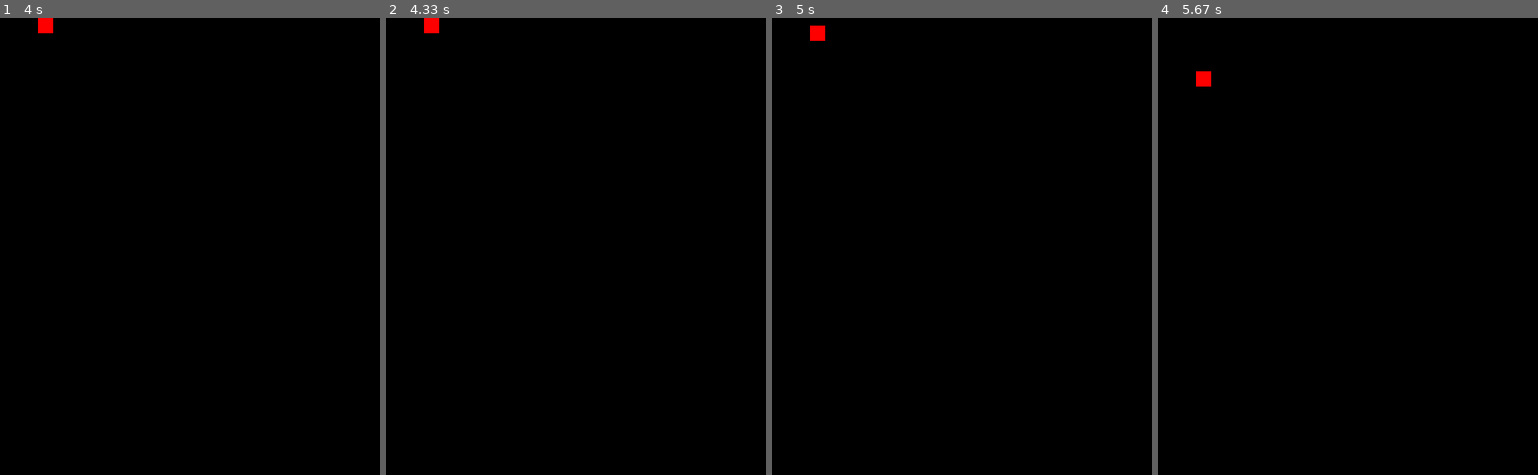
Above: before the commit, frames 1-4 (left to right).
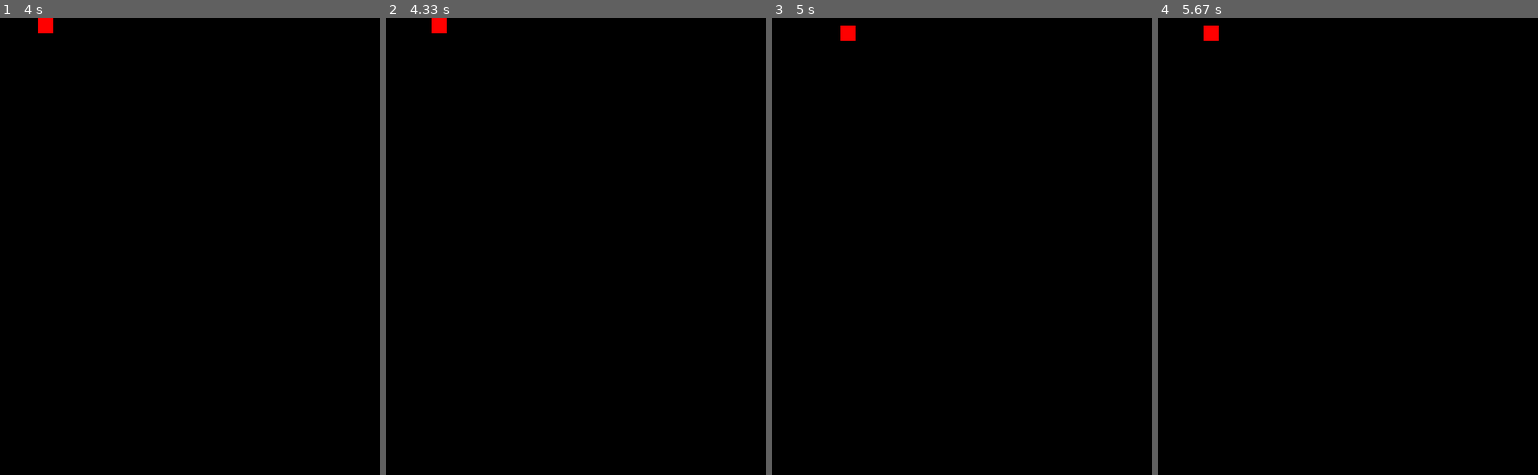
Above: after the commit, the same moments.

Repository: beatrix1325/KSU-Pygame-Project
Game: pygame game, started from settings.py
Two runs of this game, one before a commit and one after it. Both use one fixed random seed, a clock stepped at 60 frames per second and the inputs below.
Inputs (mouse positions are in pixels of both pictures, inside the frame that each line leads up to):
- Up to frame 1 (4 s): click (190, 246) at 0.38 s; click (190, 273) at 1.27 s; hold Right 1.55-2.02 s; hold Left 2.05-2.58 s; hold Down 2.62-2.92 s; click (190, 205) at 3 s; hold Up from 3.72 s (still down); click (235, 287) at 3.8 s
- Up to frame 2 (4.33 s): release Up at 4.08 s; hold Right from 4.12 s (still down); click (583, 91) at 4.2 s
- Up to frame 3 (5 s): release Right at 4.75 s
- Up to frame 4 (5.67 s): hold Left 5.18-5.65 s

Frame 1 is identical in both runs. In frame 2, 0.1% of the frame differs, in the area x 10-16%, y 0-4%; in frame 3, 0.3%, in the area x 10-22%, y 1-5%; in frame 4, 0.3%.

Commit message:
Add in base code for handling input events

Diff:
--- a/GameState.py
+++ b/GameState.py
@@ -7,6 +7,7 @@
 STAGE_BLOCK_WIDTH = 10
 
 PHYSICS_STEP_EVENT = pygame.USEREVENT + 1
+INPUT_STEP_EVENT = pygame.USEREVENT + 2
 
 # Represents the various tetris blocks that may occur
 class Tetromino:
--- a/title_screen.py
+++ b/title_screen.py
@@ -92,6 +92,7 @@
     pygame.mixer.music.set_volume(old_vol)
     title_screen = False
     pygame.time.set_timer(GameState.PHYSICS_STEP_EVENT, 1000)
+    pygame.time.set_timer(GameState.INPUT_STEP_EVENT, 200)
 
 def openSettings():
     old_vol = pygame.mixer.music.get_volume()
@@ -115,13 +116,17 @@
     pygame.quit()
     sys.exit()
 
-startButton = Button(100, 195, 300, 100, 'START', startGame)
-exitButton = Button(100, 415, 300, 100, 'EXIT', quitGame)
-settingsButton = Button(100, 305, 300, 100, 'SETTINGS', openSettings)
+Button(100, 195, 300, 100, 'START', startGame)
+Button(100, 415, 300, 100, 'EXIT', quitGame)
+Button(100, 305, 300, 100, 'SETTINGS', openSettings)
 # Stores whether we are rendering the title screen
 title_screen = True
 
 game_state = GameState.GameState((width, height), 10)
+# idx 0: Movement key
+# idx 1: Rotation key
+# idx 2: Drop key
+waiting_key = [0, False, False]
 
 # Game loop.
 while True:
@@ -133,7 +138,38 @@
             sys.exit()
         elif event.type == GameState.PHYSICS_STEP_EVENT:
             game_state.step()
-            pygame.time.set_timer(GameState.PHYSICS_STEP_EVENT, 100)
+            pygame.time.set_timer(GameState.PHYSICS_STEP_EVENT, 1000)
+        elif event.type == GameState.INPUT_STEP_EVENT:
+            pygame.time.set_timer(GameState.INPUT_STEP_EVENT, 200)
+            if waiting_key[0] == pygame.K_RIGHT:
+                if game_state.stage_drop.texture.get_width() + game_state.stage_drop.position[0] <= game_state.stage_width():
+                    game_state.stage_drop = game_state.stage_drop.move((game_state.block_size, 0))
+                else:
+                    print("Reached edge")
+                waiting_key[0] = 0
+            elif waiting_key[0] == pygame.K_LEFT:
+                if game_state.stage_drop.position[0] > 0:
+                    game_state.stage_drop = game_state.stage_drop.move((-game_state.block_size, 0))
+                waiting_key[0] = 0
+
+            if waiting_key[1]:
+                # TODO: handle rotation
+                pass
+            if waiting_key[2]:
+                # TODO: increase fall speed
+                pass
+
+        keys = pygame.key.get_pressed()
+        if keys[pygame.K_RIGHT]:
+            waiting_key[0] = pygame.K_RIGHT
+        elif keys[pygame.K_LEFT]:
+            waiting_key[0] = pygame.K_LEFT
+
+        if keys[pygame.K_UP]:
+            waiting_key[1] = True
+        if keys[pygame.K_DOWN]:
+            waiting_key[2] = True
+
 
     if title_screen:
         screen.blit(title_image, title_rect)
